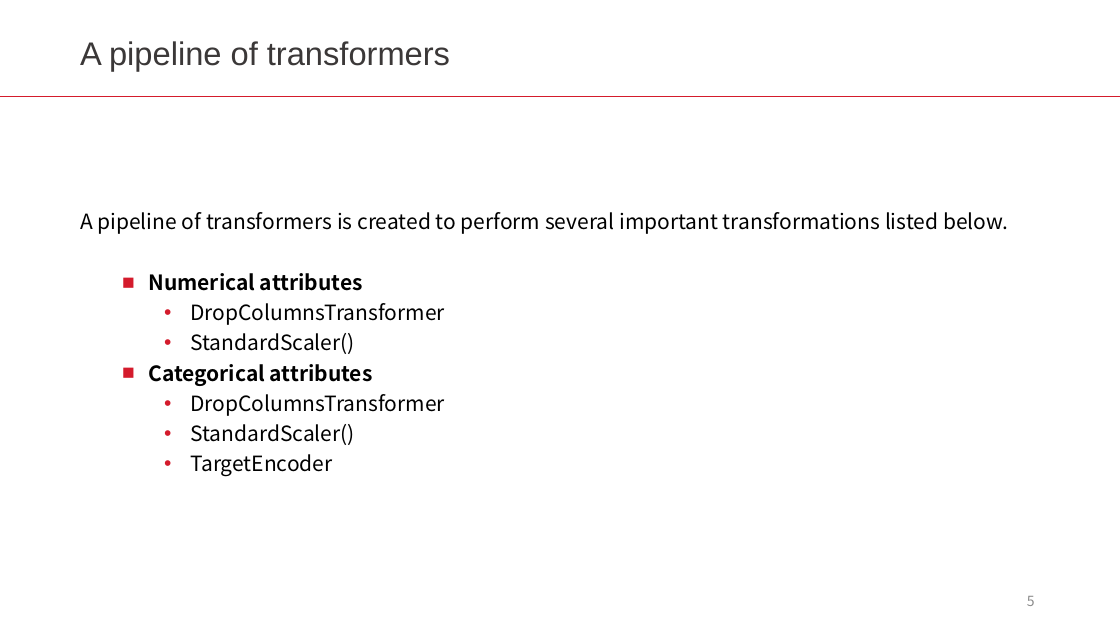
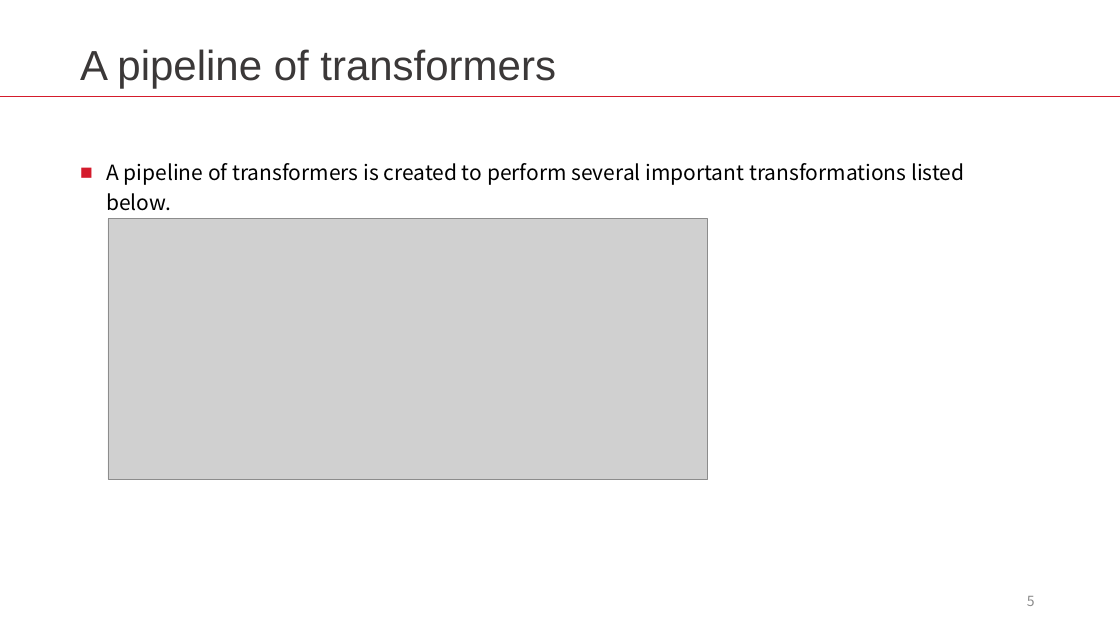
Before and after one commit to LiyangSong/Advertisement-CTR-Prediction, a slide deck: slide 5 of submissions/phase2/prep.pptx. Drawn at 1120x630 pixels with LibreOffice and Linux fonts; fonts in the diff are those of the drawing; grey boxes stand for pictures. Boxes give left, top, right and bottom in pixels: in the first picture for what was removed or moved away, otherwise in the second. Text is boxed around its words. In the diff, an @@ line names an element or a change of style, - is before the commit and + after.

```diff
--- a/submissions/phase2/prep.pptx
+++ b/submissions/phase2/prep.pptx
@@ text "A pipeline of transformers" at (80, 49, 556, 88): size 28 to 36 pt @@
@@ text "A pipeline of transformers is ...": place and size @@
-text "A pipeline of transformers is ..." at (80, 212, 1008, 476)
+text "A pipeline of transformers is ..." at (106, 163, 964, 185)
@@ text "A pipeline of transformers is ..." at (106, 163, 964, 185): bullet none to ■ @@
@@ picture added at (108, 219, 708, 480) @@
@@ text at (148, 273, 445, 476): paragraphs removed @@
-  ■ Numerical attributes
-    • DropColumnsTransformer
-    • StandardScaler()
-  ■ Categorical attributes
-    • DropColumnsTransformer
-    • StandardScaler()
-    • TargetEncoder
```
Also in this commit, not shown: 9 other slides changed, 3 other files.
